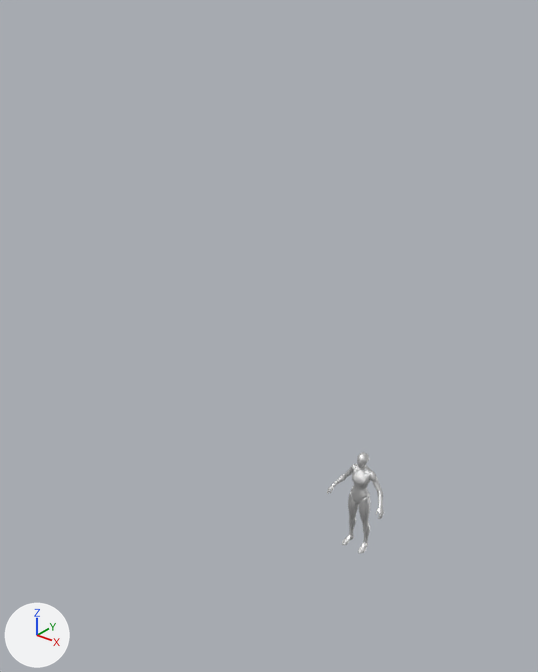
Renders of the Blender file Medieval (UE)/arvores.blend from each side of a commit.
Both versions are drawn from a camera (50 mm lens) standing at (4.93, -6.04, 8.56) and looking at (-0.31, 0.51, 4.5). Every picture has the same lights, and +X, +Y and +Z are marked at lower left. The older version comes first.

Names of what the first picture shows: 'SkeletalMeshComponent0_LOD2'.
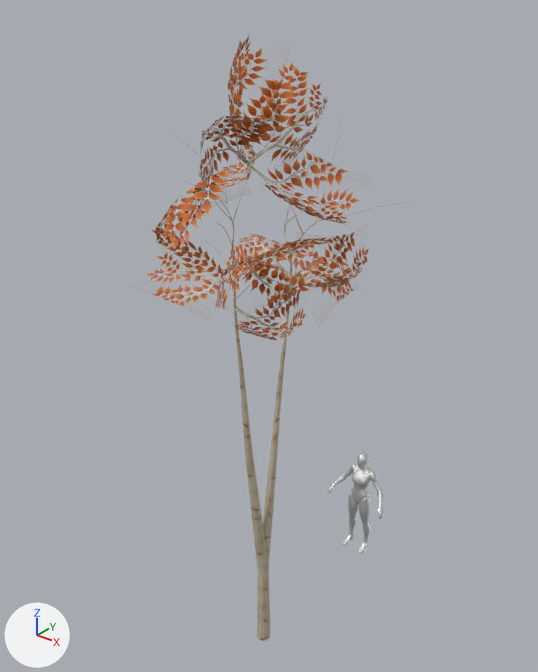
Commit message: props arvore
adicionando folhas

What changed in the scene script:
```text
Add ob_folhas_014:
    ob_folhas_014 = bpy.data.objects.new('Folhas.014', me_plane_014)  # 16 vertices, 9 faces; spans x -0.9..1.9, y -0.1..1.9, z -4.1..31.7; in mat_arvore (picture img_t_arvore_01_diffuse_png)
    ob_folhas_014.location = (0.11, -0.35, 6.86)
    ob_folhas_014.rotation_euler = (8.358, 0.951, 4.036)  # degrees (119, 54, 231)
    ob_folhas_014.scale = (0.271, 0.422, 0.0348)
Add ob_folhas_013:
    ob_folhas_013 = bpy.data.objects.new('Folhas.013', me_plane_014.copy())
    ob_folhas_013.location = (0.11, -0.35, 6.86)
    ob_folhas_013.rotation_euler = (6.833, 0.107, 6.119)  # degrees (32, 6.1, 351)
    ob_folhas_013.scale = (0.271, 0.422, 0.0348)
Add ob_folhas_012:
    ob_folhas_012 = bpy.data.objects.new('Folhas.012', me_plane_014.copy())
    ob_folhas_012.location = (0.11, -0.35, 6.86)
    ob_folhas_012.rotation_euler = (8.846, -0.588, 14.27)  # degrees (147, -34, 98)
    ob_folhas_012.scale = (0.271, 0.422, 0.0348)
Add ob_folhas_011:
    ob_folhas_011 = bpy.data.objects.new('Folhas.011', me_plane_014.copy())
    ob_folhas_011.location = (0.11, -0.35, 6.86)
    ob_folhas_011.rotation_euler = (4.51, 0.581, 8.697)  # degrees (258, 33, 138)
    ob_folhas_011.scale = (0.271, 0.422, 0.0348)
Add ob_folhas_010:
    ob_folhas_010 = bpy.data.objects.new('Folhas.010', me_plane_014.copy())
    ob_folhas_010.location = (0.11, -0.35, 6.86)
    ob_folhas_010.rotation_euler = (6.761, 0.884, 7.716)  # degrees (27, 51, 82)
    ob_folhas_010.scale = (0.271, 0.422, 0.0348)
Add ob_folhas_009:
    ob_folhas_009 = bpy.data.objects.new('Folhas.009', me_plane_014.copy())
    ob_folhas_009.location = (0.11, -0.35, 6.86)
    ob_folhas_009.rotation_euler = (5.94, 0.772, 10.55)  # degrees (340, 44, 244)
    ob_folhas_009.scale = (0.271, 0.422, 0.0348)
Add ob_folhas_008:
    ob_folhas_008 = bpy.data.objects.new('Folhas.008', me_plane_014.copy())
    ob_folhas_008.location = (-0.11, -0.35, 5.24)
    ob_folhas_008.rotation_euler = (14.4, -0.66, -5.015)  # degrees (105, -38, -287)
    ob_folhas_008.scale = (0.271, 0.422, 0.0348)
Add ob_folhas_007:
    ob_folhas_007 = bpy.data.objects.new('Folhas.007', me_plane_014.copy())
    ob_folhas_007.location = (0.03, 0.48, 5.17)
    ob_folhas_007.rotation_euler = (17.77, 0.437, 0.16)  # degrees (298, 25, 9.2)
    ob_folhas_007.scale = (0.271, 0.422, 0.0348)
Add ob_folhas_006:
    ob_folhas_006 = bpy.data.objects.new('Folhas.006', me_plane_014.copy())
    ob_folhas_006.location = (-0.12, -0.36, 5.53)
    ob_folhas_006.rotation_euler = (12.02, 0.531, 5.42)  # degrees (329, 30, 311)
    ob_folhas_006.scale = (0.271, 0.422, 0.0348)
Add ob_folhas_005:
    ob_folhas_005 = bpy.data.objects.new('Folhas.005', me_plane_014.copy())
    ob_folhas_005.location = (-0.09, -0.36, 5.54)
    ob_folhas_005.rotation_euler = (8.103, 0.911, 4.63)  # degrees (104, 52, 265)
    ob_folhas_005.scale = (0.271, 0.422, 0.0348)
Add ob_folhas_004:
    ob_folhas_004 = bpy.data.objects.new('Folhas.004', me_plane_014.copy())
    ob_folhas_004.location = (0.01, 0.47, 5.37)
    ob_folhas_004.rotation_euler = (11.5, -0.124, 7.542)  # degrees (299, -7.1, 72)
    ob_folhas_004.scale = (0.271, 0.422, 0.0348)
Add ob_folhas_003:
    ob_folhas_003 = bpy.data.objects.new('Folhas.003', me_plane_014.copy())
    ob_folhas_003.location = (0.03, 0.47, 5.39)
    ob_folhas_003.rotation_euler = (7.804, -0.769, 14.27)  # degrees (87, -44, 98)
    ob_folhas_003.scale = (0.271, 0.422, 0.0348)
Add ob_folhas_002:
    ob_folhas_002 = bpy.data.objects.new('Folhas.002', me_plane_014.copy())
    ob_folhas_002.location = (-0.09, -0.33, 5.62)
    ob_folhas_002.rotation_euler = (5.629, 0.606, 10.67)  # degrees (323, 35, 251)
    ob_folhas_002.scale = (0.271, 0.422, 0.0348)
Add ob_arvore_02:
    ob_arvore_02 = bpy.data.objects.new('arvore_02', me_tree_001)  # 2202 vertices, 1992 faces; spans x -0.65..1.42, y -0.76..1.58, z 0.0..7.2; in mat_arvore (picture img_t_arvore_01_diffuse_png)
    ob_arvore_02.location = (0.0, 0.0, 0.0)
```

Boxes [x1, y1, x2, y2] around the edits, measured in the pictures (538 x 672 px):
'arvore_02', added: after [174, 117, 409, 641]
'Folhas.010', added (brown): after [248, 62, 328, 164]
'Folhas.012', added (brown): after [248, 151, 360, 225]
'Folhas.013', added (brown): after [228, 36, 283, 163]
'Folhas.005', added (orange): after [147, 226, 233, 307]
'Folhas.006', added (brown): after [234, 237, 336, 304]
'Folhas.011', added (orange): after [155, 171, 230, 250]
'Folhas.009', added (brown): after [199, 114, 268, 187]
'Folhas.003', added (brown): after [290, 232, 369, 287]
'Folhas.008', added: after [235, 286, 306, 340]
'Folhas.004', added (brown): after [227, 233, 292, 277]
'Folhas.002', added (brown): after [216, 256, 292, 309]
'Folhas.007', added (brown): after [292, 257, 354, 302]
'Folhas.014', added: after [213, 115, 256, 189]
